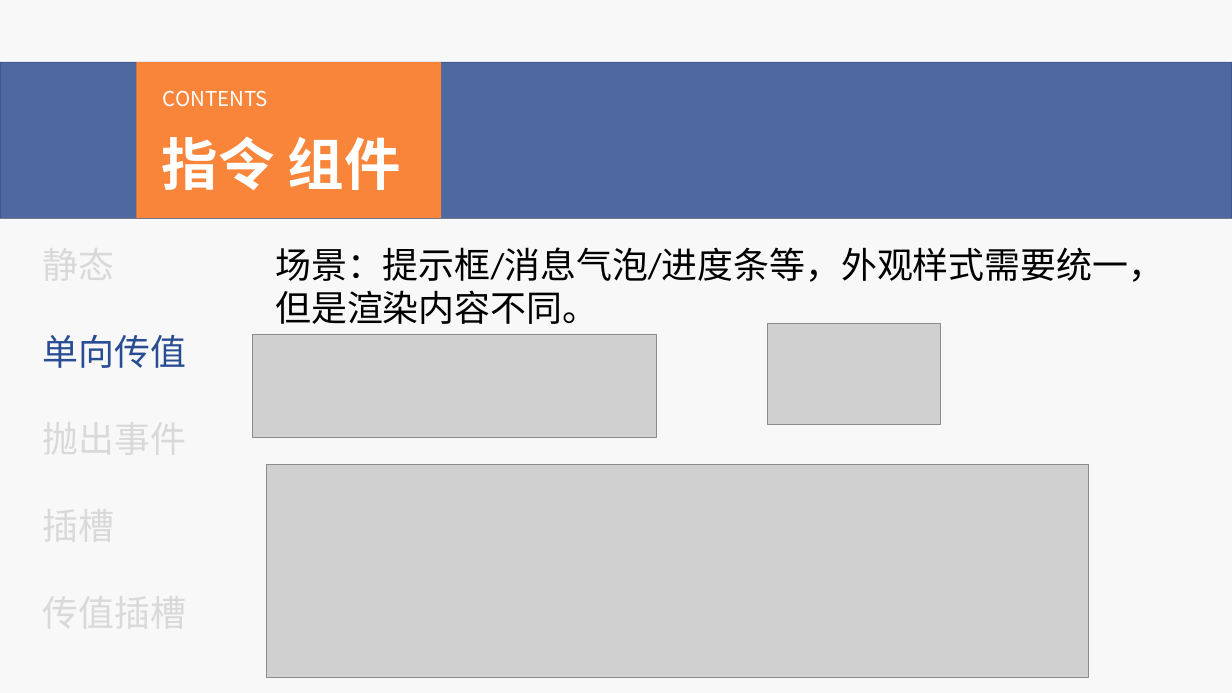
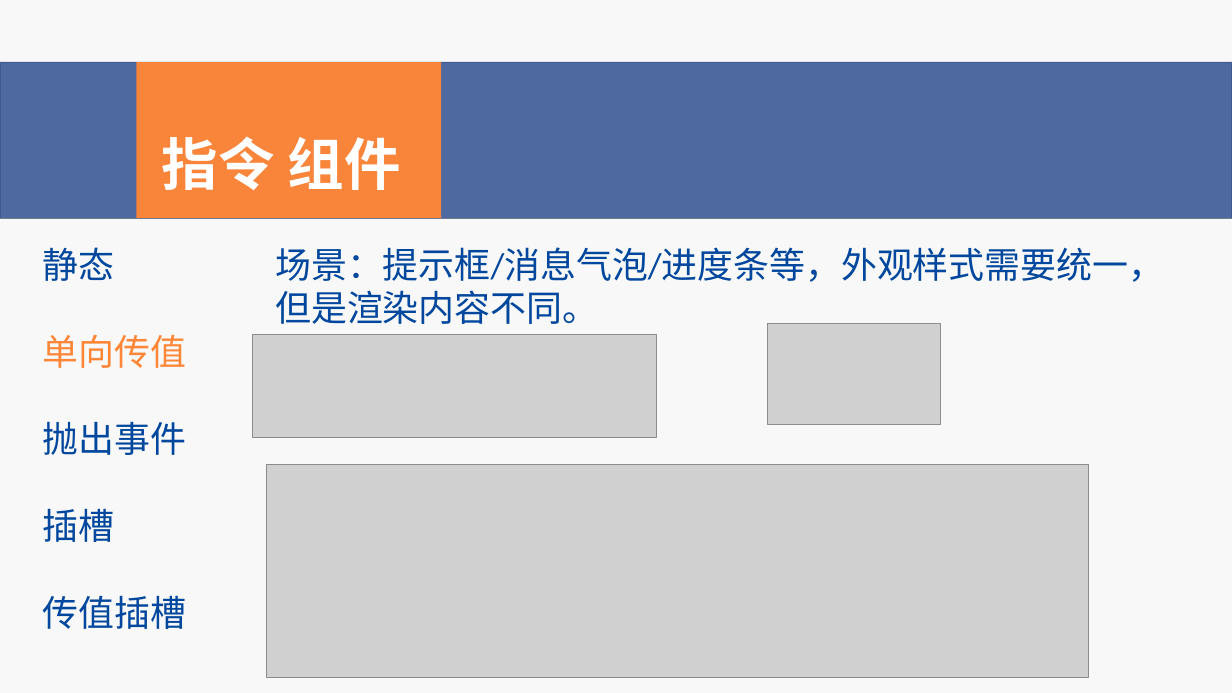
Before and after one commit to wzy4072/Vue_Jeecg_Demo, a slide deck: slide 11 of Vue基础.pptx. Drawn at 1232x693 pixels with LibreOffice and Linux fonts; fonts in the diff are those of the drawing; grey boxes stand for pictures. Boxes give left, top, right and bottom in pixels: in the first picture for what was removed or moved away, otherwise in the second. Text is boxed around its words. In the diff, an @@ line names an element or a change of style, - is before the commit and + after.

```diff
--- a/Vue基础.pptx
+++ b/Vue基础.pptx
@@ text removed at <box>163,90,268,107</box> @@
-CONTENTS
@@ text "场景：提示框/消息气泡/进度条等，外观样式需要统一，但是渲染内容不同。" at <box>275,247,1164,324</box>: text colour #000000 to #01479D @@
@@ text added at <box>43,247,115,281</box>, 28 pt, text #01479D @@
+静态
@@ text "单向传值" at <box>43,335,187,368</box>: text colour #284D93 to #FE8637 @@
@@ text added at <box>43,421,187,455</box>, 28 pt, text #01479D @@
+抛出事件
@@ text added at <box>43,508,115,542</box>, 28 pt, text #01479D @@
+插槽
@@ text added at <box>43,595,187,629</box>, 28 pt, text #01479D @@
+传值插槽
```
Also in this commit, not shown: 13 other slides changed, 1 slide added, 2 slides removed, 15 other files.
